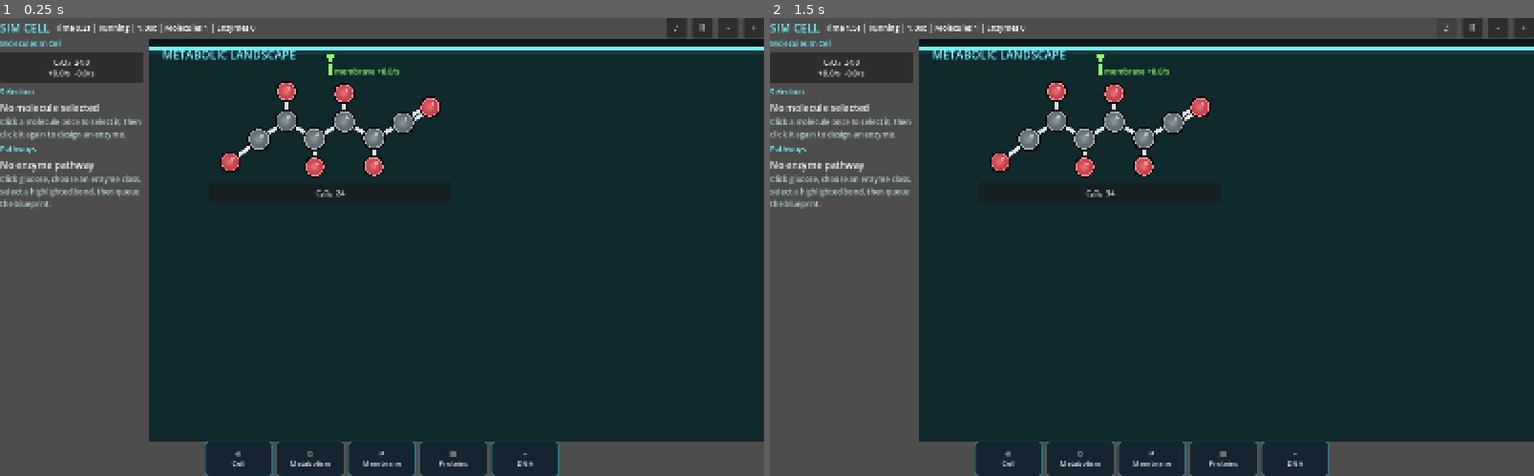
Above: before the commit, frames 1-2 (left to right).
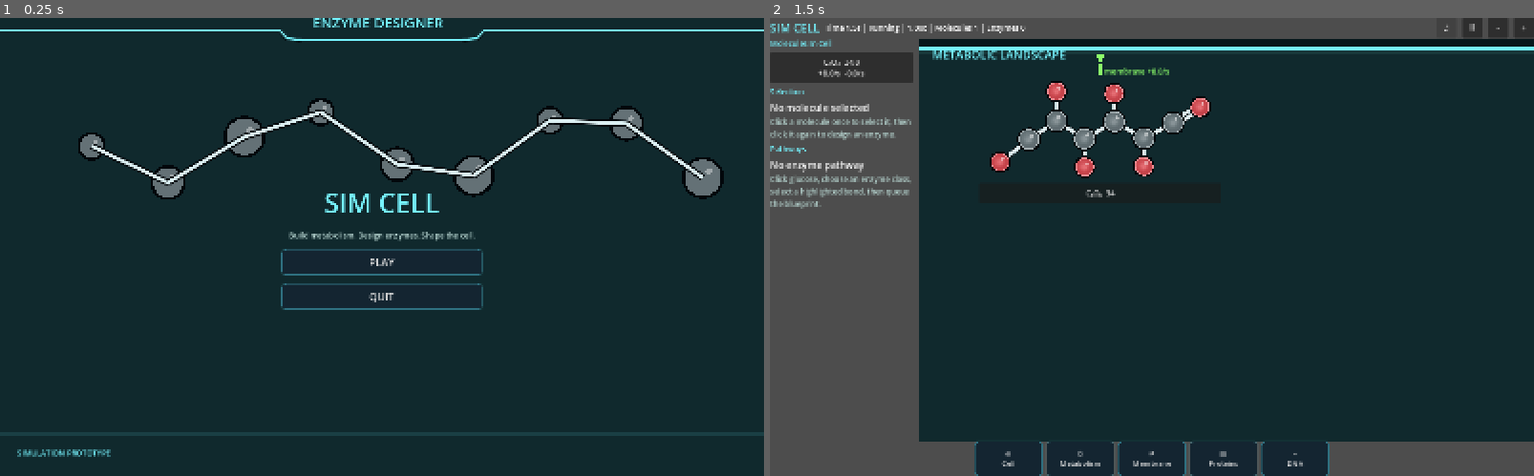
Above: after the commit, the same moments.

Repository: EliasEnglund/SimCell
Game: Godot game, scene res://scenes/main.tscn
Same seed, same stepped clock (60 frames per second), same inputs: the game is played once before the commit and once after it.
Inputs (mouse positions are in pixels of both pictures, inside the frame that each line leads up to):
- Up to frame 1 (0.25 s): no input
- Up to frame 2 (1.5 s): click (1152, 260) at 0.5 s, where only the run after the commit has a clickable "PLAY"; click "♪" at 1.25 s

The runs differ from the first frame. In frame 1, 33% of the frame differs, in the area x 0-100%, y 0-100%; in frame 2, nothing differs.

Commit message:
Add title screen

Diff:
--- a/scripts/ui/main.gd
+++ b/scripts/ui/main.gd
@@ -37,8 +37,7 @@
 	sim.changed.connect(_refresh)
 	sim.event_logged.connect(_log_event)
 	_setup_music()
-	_build_shell()
-	_show_view("metabolism")
+	_build_title_screen()
 
 func _process(delta: float) -> void:
 	if Input.is_action_just_pressed("pause_toggle"):
@@ -48,6 +47,60 @@
 func _unhandled_input(event: InputEvent) -> void:
 	if event is InputEventKey and event.pressed and not event.echo and event.keycode == KEY_ESCAPE:
 		get_tree().quit()
+
+func _build_title_screen() -> void:
+	var title_root := Control.new()
+	title_root.set_anchors_preset(Control.PRESET_FULL_RECT)
+	add_child(title_root)
+	var background := TitleBackground.new()
+	background.set_anchors_preset(Control.PRESET_FULL_RECT)
+	background.mouse_filter = Control.MOUSE_FILTER_IGNORE
+	title_root.add_child(background)
+	var frame := DesignerTitleFrame.new()
+	frame.set_anchors_preset(Control.PRESET_FULL_RECT)
+	frame.mouse_filter = Control.MOUSE_FILTER_IGNORE
+	title_root.add_child(frame)
+	var center := CenterContainer.new()
+	center.set_anchors_preset(Control.PRESET_FULL_RECT)
+	title_root.add_child(center)
+	var menu := VBoxContainer.new()
+	menu.custom_minimum_size = Vector2(420, 320)
+	menu.alignment = BoxContainer.ALIGNMENT_CENTER
+	menu.add_theme_constant_override("separation", 18)
+	center.add_child(menu)
+	var title := Label.new()
+	title.text = "SIM CELL"
+	title.horizontal_alignment = HORIZONTAL_ALIGNMENT_CENTER
+	title.add_theme_font_size_override("font_size", 56)
+	title.modulate = Color("76f4ff")
+	menu.add_child(title)
+	var subtitle := Label.new()
+	subtitle.text = "Build metabolism. Design enzymes. Shape the cell."
+	subtitle.horizontal_alignment = HORIZONTAL_ALIGNMENT_CENTER
+	subtitle.modulate = Color(0.78, 0.9, 0.88)
+	menu.add_child(subtitle)
+	var play := Button.new()
+	play.text = "PLAY"
+	play.custom_minimum_size = Vector2(280, 54)
+	play.add_theme_font_size_override("font_size", 22)
+	play.add_theme_stylebox_override("normal", _nav_style(false))
+	play.add_theme_stylebox_override("hover", _nav_style(true))
+	play.add_theme_stylebox_override("pressed", _nav_style(true))
+	play.pressed.connect(func():
+		title_root.queue_free()
+		_build_shell()
+		_show_view("metabolism")
+	)
+	menu.add_child(play)
+	var quit := Button.new()
+	quit.text = "QUIT"
+	quit.custom_minimum_size = Vector2(280, 54)
+	quit.add_theme_font_size_override("font_size", 22)
+	quit.add_theme_stylebox_override("normal", _nav_style(false))
+	quit.add_theme_stylebox_override("hover", _nav_style(true))
+	quit.add_theme_stylebox_override("pressed", _nav_style(true))
+	quit.pressed.connect(func(): get_tree().quit())
+	menu.add_child(quit)
 
 func _build_shell() -> void:
 	root = VBoxContainer.new()
@@ -821,3 +874,24 @@
 		draw_polyline(points, glow, 7.0, true)
 		draw_polyline(points, cyan, 3.0, true)
 		draw_string(ThemeDB.fallback_font, Vector2(center_x - 145.0, 21.0), "ENZYME DESIGNER", HORIZONTAL_ALIGNMENT_LEFT, -1, 30, cyan)
+
+class TitleBackground:
+	extends Control
+
+	func _draw() -> void:
+		draw_rect(Rect2(Vector2.ZERO, size), Color("10292d"), true)
+		var cyan := Color("76f4ff")
+		for i in 9:
+			var x := size.x * (0.12 + float(i) * 0.1)
+			var y := size.y * (0.28 + sin(float(i) * 1.7) * 0.08)
+			var r := 24.0 + float(i % 3) * 7.0
+			draw_circle(Vector2(x, y), r + 6.0, Color("02070b"))
+			draw_circle(Vector2(x, y), r, Color("728186").darkened(0.12))
+			draw_circle(Vector2(x + r * 0.32, y - r * 0.36), r * 0.18, Color(1, 1, 1, 0.38))
+			if i > 0:
+				var previous_x := size.x * (0.12 + float(i - 1) * 0.1)
+				var previous_y := size.y * (0.28 + sin(float(i - 1) * 1.7) * 0.08)
+				draw_line(Vector2(previous_x, previous_y), Vector2(x, y), Color("02070b"), 13.0, true)
+				draw_line(Vector2(previous_x, previous_y), Vector2(x, y), Color("dbeff2"), 6.0, true)
+		draw_line(Vector2(0, size.y - 88.0), Vector2(size.x, size.y - 88.0), Color(0.45, 0.95, 1.0, 0.18), 3.0, true)
+		draw_string(ThemeDB.fallback_font, Vector2(36, size.y - 42.0), "SIMULATION PROTOTYPE", HORIZONTAL_ALIGNMENT_LEFT, -1, 16, cyan)
